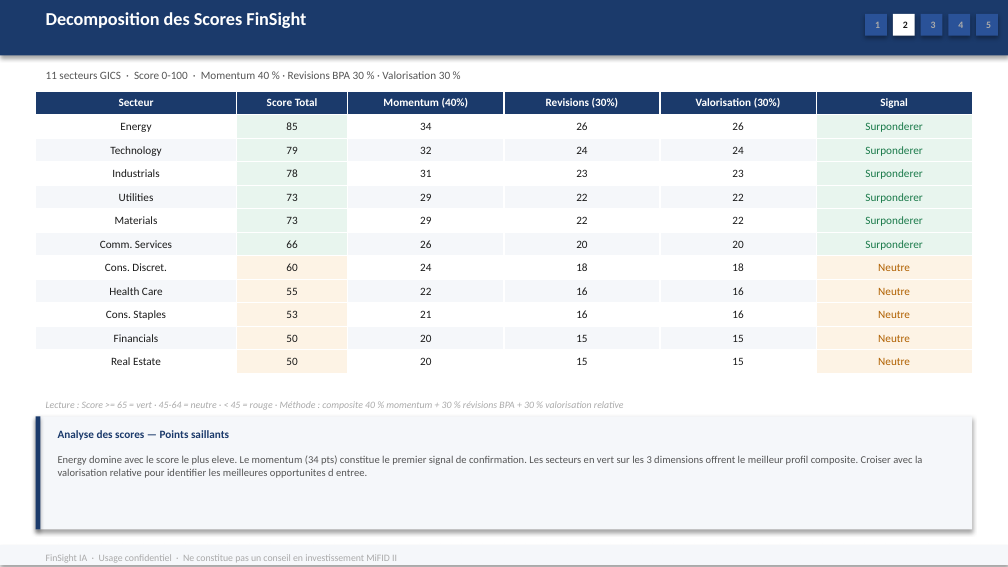
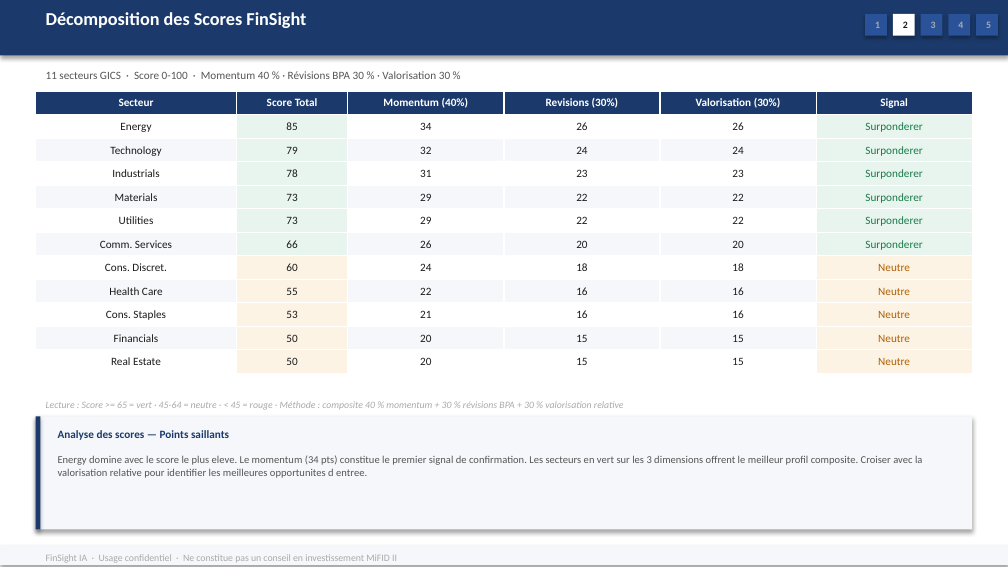
Before and after one commit to baptistejeh07-art/finsight-ia, a slide deck: slide 11 of preview/indice_SP_500/indice_SP_500.pptx. Drawn at 1008x567 pixels with LibreOffice and Linux fonts; fonts in the diff are those of the drawing. Boxes give left, top, right and bottom in pixels: in the first picture for what was removed or moved away, otherwise in the second. Text is boxed around its words. In the diff, an @@ line names an element or a change of style, - is before the commit and + after.

```diff
--- a/preview/indice_SP_500/indice_SP_500.pptx
+++ b/preview/indice_SP_500/indice_SP_500.pptx
@@ text at (46, 12, 306, 28): text changed @@
-Decomposition des Scores FinSight
+Décomposition des Scores FinSight
@@ table at (35, 92, 973, 370) @@
+row 5: Materials | 73 | 29 | 22 | 22 | Surponderer
-row 6: Materials | 73 | 29 | 22 | 22 | Surponderer
```
Also in this commit, not shown: 11 other slides changed, 1 other file.
